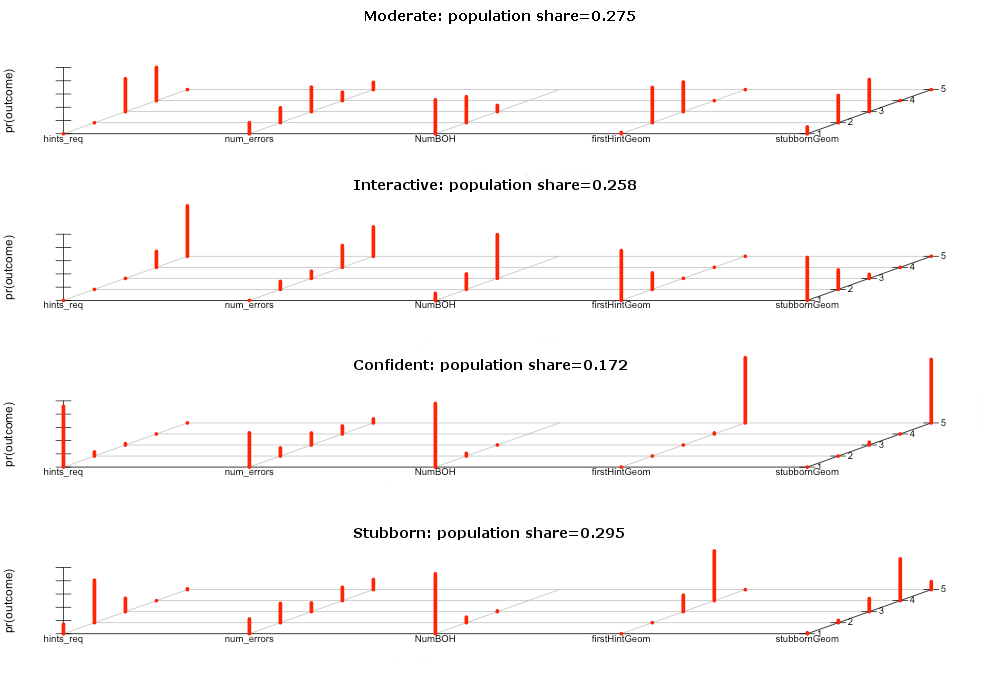
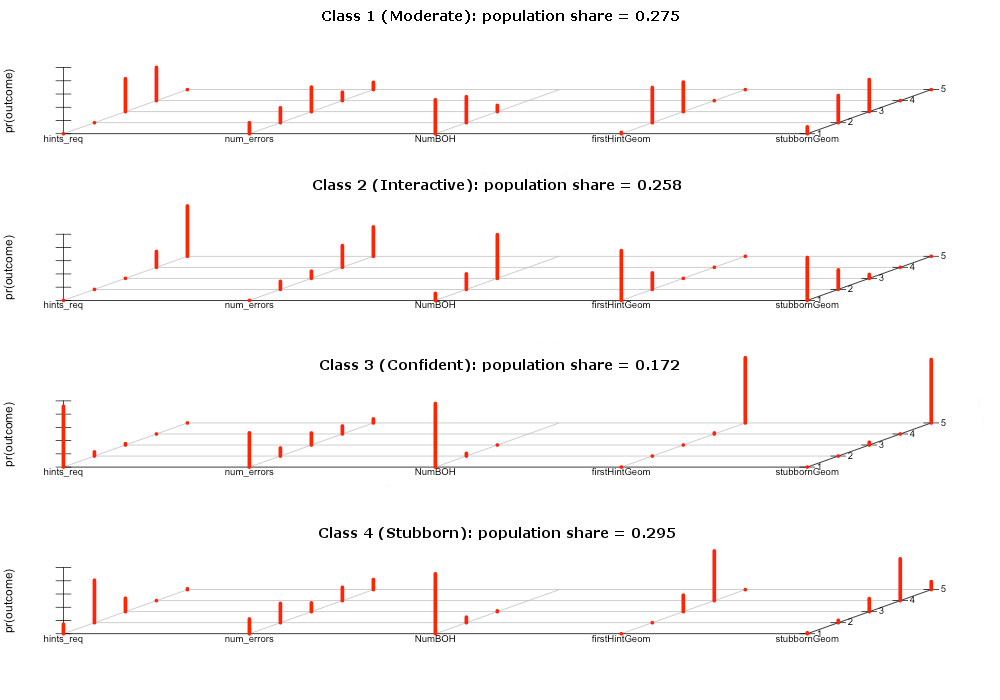
Layer changes from the first 1000×700 image to the second:
renamed "Stubborn: population share=0.2..." to "Class 4 (Stubborn): population...", painted on it over box(319, 527, 675, 540)
renamed "Confident: population share=0...." to "Class 3 (Confident): populatio...", painted on it over box(320, 359, 679, 372)
renamed "Interactive: population share=..." to "Class 2 (Interactive): populat...", painted on it over box(313, 179, 681, 192)
renamed "Moderate: population share=0.2..." to "Class 1 (Moderate): populatio...", painted on it over box(322, 10, 679, 24)
